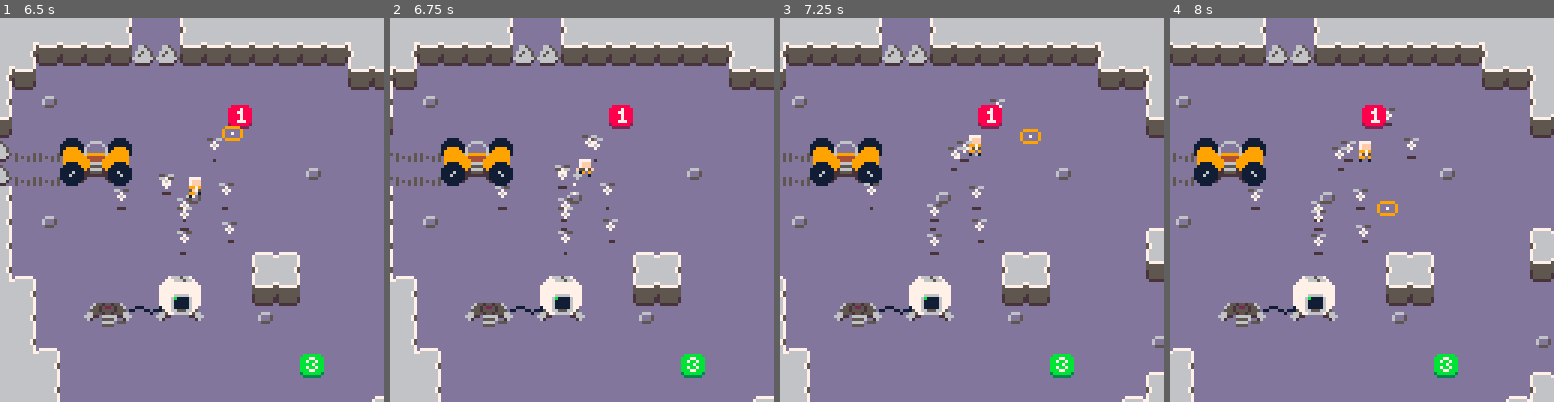
Above: before the commit, frames 1-4 (left to right).
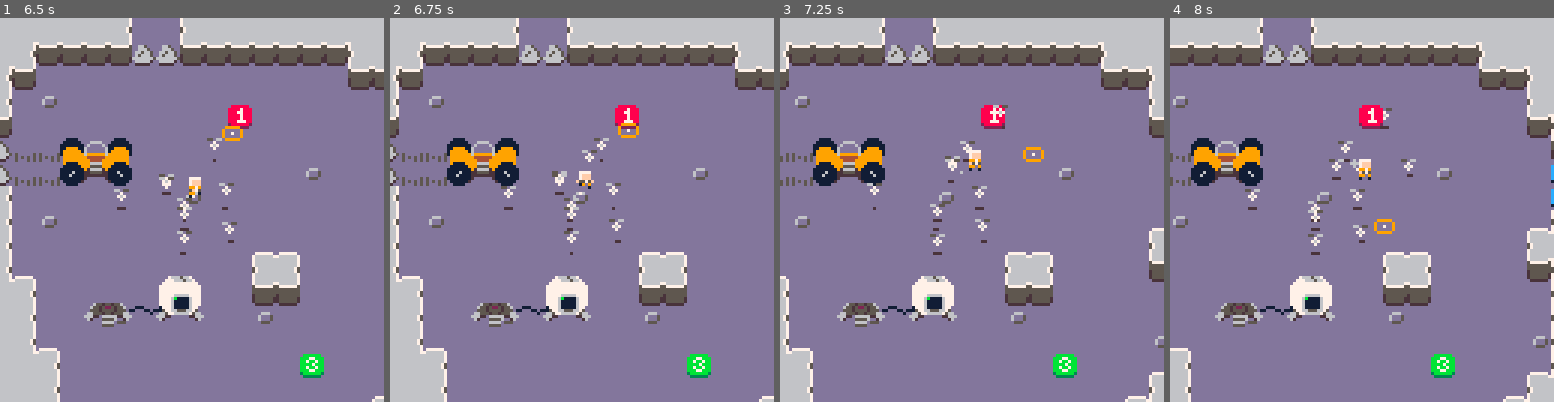
Above: after the commit, the same moments.

Repository: kevinthompson/moonbreak-p8
Game: PICO-8 cartridge moonbreak.p8
Same seed, same stepped clock (60 frames per second), same inputs: the game is played once before the commit and once after it.
Inputs:
- Up to frame 1 (6.5 s): tap O (Z key) at 0.33, 1.07, 2.22, 3.72, 5.22 s; tap Down at 0.7 s; tap X (X key) at 1.43, 2.07, 2.82, 3.57, 4.32, 5.07, 5.82 s; hold Up 1.97-2.63 s; hold Right 2.68-3.02 s; hold Down 3.07-3.73 s; hold Left 3.78-4.12 s; hold Up 4.17-4.5 s; hold Left 4.55-5.05 s; hold Right 5.1-5.93 s; hold Up from 5.98 s (still down)
- Up to frame 2 (6.75 s): tap X (X key) at 6.57 s; release Up at 6.65 s; hold Right from 6.7 s (still down); tap O (Z key) at 6.72 s
- Up to frame 3 (7.25 s): release Right at 7.03 s; hold Down from 7.08 s (still down)
- Up to frame 4 (8 s): tap X (X key) at 7.32 s; release Down at 7.75 s; hold Left from 7.8 s (still down)

Frame 1 is identical in both runs. In frame 2, 11% of the frame differs, in the area x 0-97%, y 0-100%; in frame 3, 7.4%; in frame 4, 7.5%.

Commit message:
feat: entity hitbox collision

Diff:
--- a/scripts/entities/entity.lua
+++ b/scripts/entities/entity.lua
@@ -21,7 +21,7 @@
 
   -- collision
   map_collision = false,
-  hitbox = {0,0,0,0},
+  hitbox = {0,0,0,0}, -- offsets: left, right, up, down from origin
 
   -- drawing
   width = 8,
@@ -46,7 +46,9 @@
   on_path_end = _noop,
   on_follow_stop = _noop,
   on_map_collide = _noop,
-  on_entity_collide = _noop,
+  on_entity_collide = function(_ENV, other)
+    return other.solid
+  end,
 
   -- instance methods
   init = function(_ENV)
@@ -127,9 +129,8 @@
     -- entity collision
     for e in all(entity.objects) do
       if e != _ENV
-      and aabb({ x=cx,y=cy,width=width,height=height },e) then
-        on_entity_collide(_ENV,e)
-        if (e.solid) result = true
+      and _ENV:entity_collide(cx,cy,e) then
+        return _ENV:on_entity_collide(e)
       end
     end
 
@@ -154,6 +155,10 @@
     end
 	end,
 
+  entity_collide = function(_ENV, cx, cy, other)
+    return aabb(_ENV:get_hitbox(cx,cy),other:get_hitbox())
+  end,
+
   draw_shadow = function(_ENV)
     if shadow then
       local tile = mget(x\8,y\8)
@@ -161,6 +166,13 @@
       local shadow_width = width * shadow_scale
       line(x-shadow_width/2 + ox,y + oy,x-1+shadow_width/2 + ox,y + oy,14)
     end
+  end,
+
+  get_hitbox = function(_ENV,hx,hy)
+    hx = hx or x
+    hy = hy or y
+    local x1,x2,y1,y2 = hx+hitbox[1],hx+hitbox[2],hy+hitbox[3],hy+hitbox[4]
+    return {x=x1,y=y1,width=x2-x1,height=y2-y1}
   end,
 
   follow = function(_ENV, new_target)
--- a/scripts/entities/objective.lua
+++ b/scripts/entities/objective.lua
@@ -1,13 +1,14 @@
 objective = entity:extend({
   x = 64,
   y = 64,
-  r = 4,
   bots = {},
 
   solid = true,
   health = 5,
   energy_count = 5,
   bots_required = 3,
+
+  hitbox = {-4,4,-4,1},
 
   on_follow_stop = function(_ENV)
     state = "idle"
@@ -51,11 +52,14 @@
 
   states = {
     idle = function(_ENV)
+      solid = true
       shadow = false
       elevation = 0
     end,
 
     carry = function(_ENV)
+      solid = false
+
       if (#bots == 0) then
         state = "idle"
         return
--- a/scripts/entities/player.lua
+++ b/scripts/entities/player.lua
@@ -7,10 +7,8 @@
   map_collision = true,
 
   speed=0.5,
-  target = nil,
   bots = {},
   energy = 0,
-  ang = 0,
 
   -- features
   dust_timer = 0,
